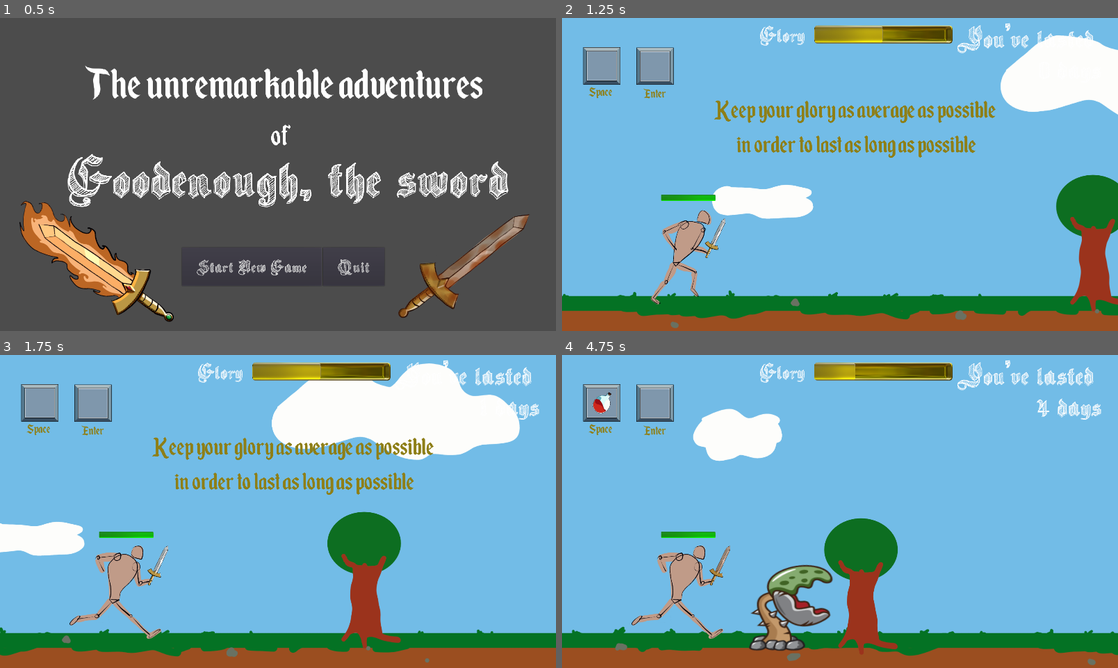
Above: before the commit, frames 1-4 (two rows, left to right).
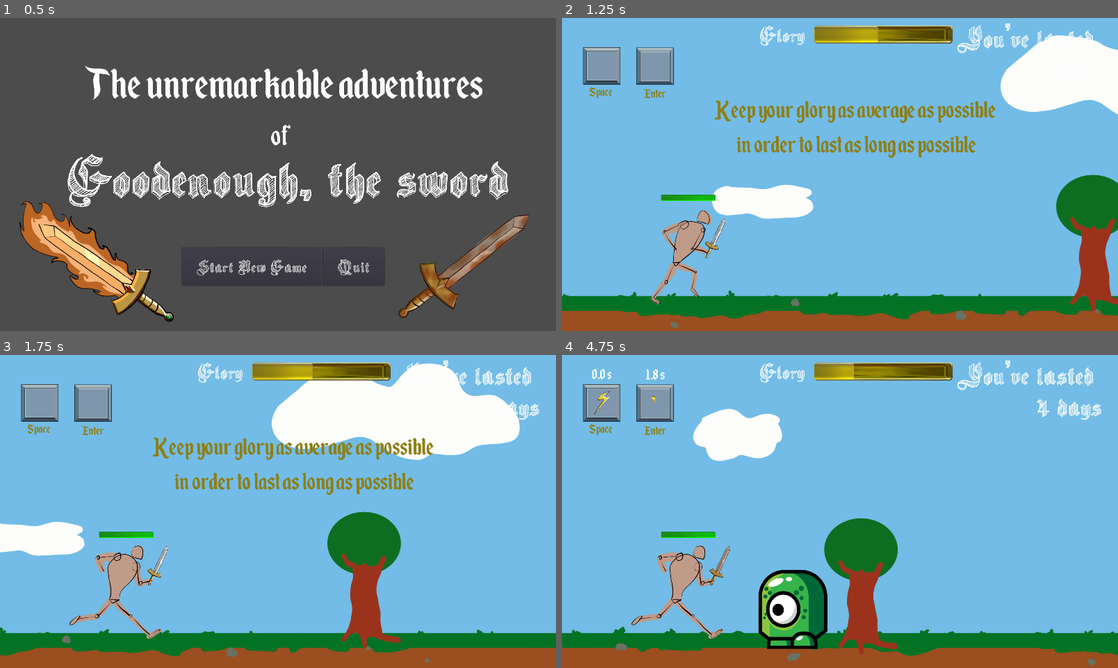
Above: after the commit, the same moments.

Repository: S-Blanco/GMTK_gamejam2023
Game: Godot game, scene res://Src/UI/StartGameScreen.tscn
Two runs of this game, one before a commit and one after it. Both use one fixed random seed, a clock stepped at 60 frames per second and the inputs below.
Inputs (mouse positions are in pixels of both pictures, inside the frame that each line leads up to; where the layout moved, square brackets give the same spot in the first picture):
- Up to frame 1 (0.5 s): no input
- Up to frame 2 (1.25 s): click "Start New Game" at 0.5 s
- Up to frame 3 (1.75 s): click (22, 383) [38, 401] at 1.25 s
- Up to frame 4 (4.75 s): click (634, 383) [656, 401] at 2 s; click (584, 383) [600, 401] at 2.75 s; click (584, 383) [600, 401] at 3.5 s; click (584, 383) [600, 401] at 4.25 s

Frame 1 is identical in both runs. In frame 2, less than 0.1% of the frame differs, in the area x 45-58%, y 2-8%; in frame 3, less than 0.1%; in frame 4, 3.5%, in the area x 5-53%, y 2-95%.

Commit message:
Added cooldown effect on pwr ups + glory loss rate in process

Diff:
--- a/Game/Src/TestEnemyMovement.gd
+++ b/Game/Src/TestEnemyMovement.gd
@@ -16,13 +16,12 @@
 export(PackedScene) var enemyScn8 = preload("res://Src/Characters/Enemy8.tscn")
 export(PackedScene) var enemyScn9 = preload("res://Src/Characters/Enemy9.tscn")
 export(PackedScene) var enemyScn10 = preload("res://Src/Characters/Enemy10.tscn")
-
 export(PackedScene) var playerScn = preload("res://Src/Characters/Character.tscn")
 
 export(int) var startSlow = 1200
 export(int) var enemySpawnX = 2800
 export(int) var spawn_y = 820
-export(int) var gloryLoss = 10
+export(int) var gloryLossRate = 5
 export(float) var slowTime = 1.5
 export(int) var PLAYER_SPAWN_X = -200
 export(float) var timerPwr = 2.0
@@ -46,7 +45,7 @@
 var curr_pixel_speed
 var curr_scroll_speed
 var init_child_num
-var rng = RandomNumberGenerator.new()
+onready var rng = RandomNumberGenerator.new()
 #var timer
 
 # variable used to indicate what action to perform in the game loop
@@ -80,22 +79,17 @@
 func _ready():
 	current_game_status = game_status.RUNNING
 	rng.randomize()
-
 	base_scroll_speed = Bckgnd.scroll_speed
 	base_pixel_speed = base_scroll_speed*Bckgnd.texture.get_size().x
 	curr_pixel_speed = base_pixel_speed
 	curr_scroll_speed = base_scroll_speed
 	init_child_num = len(self.get_children())
-#	timer = Timer.new()
-	add_child(timer)
-	timer.connect("timeout", self, "_on_timer_timeout")
-	timer.wait_time = timerPwr
-	timer.one_shot = false
-	timer.start()
-	# $Character.connect('died',self,'spawn_player',[playerSpawnX])
+	fill_empty()
 
 # Called every frame. 'delta' is the elapsed time since the previous frame.
 func _process(delta):
+	# Constant glory loss
+	emit_signal("glory_increased",-gloryLossRate*delta)
 	scrollDist += delta*base_pixel_speed
 	GlobalVariables.distance = scrollDist
 
@@ -181,8 +175,6 @@
 	charPlayer.stop()
 	base_pixel_speed=0
 
-
-
 func move_again(children):
 	Bckgnd.set_scroll_speed(base_scroll_speed)
 	base_pixel_speed = base_scroll_speed*Bckgnd.texture.get_size().x
@@ -190,35 +182,13 @@
 		children[i].pixel_speed = base_pixel_speed
 	charPlayer.play()
 
-
 func _on_PlayerControls_power1():
+	print('power1 ',power1_toggle.isEmpty)
 	call_pwr(power_slots[0],powers,power1_toggle)
-#	match power_slots[0]:
-#		powers.lightning:
-#			lightning()
-#			power1_toggle.change_to_empty_texture()
-#		powers.potion:
-#			power1_toggle.change_to_empty_texture()
-#		powers.slippery_hands:
-#			power1_toggle.change_to_empty_texture()
-#	if power_slots[0] == powers.no_power:
-#		power1_toggle.change_to_empty_texture()
-##		power1_toggle.change_to_filled_texture()
-#		power_slots[0]= powers.no_power
-#	else:
-#		power1_toggle.change_to_empty_texture()
-#		power_slots[0] = powers.no_power
 
 func _on_PlayerControls_power2():
+	print('power2 ',power2_toggle.isEmpty)
 	call_pwr(power_slots[1],powers,power2_toggle)
-#	match power_slots[1]:
-#		powers.lightning:
-#			lightning()
-#			power2_toggle.change_to_empty_texture()
-#		powers.potion:
-#			power2_toggle.change_to_empty_texture()
-#		powers.slippery_hands:
-#			power2_toggle.change_to_empty_texture()
 
 func spawn_player():
 	var newPlayer
@@ -229,20 +199,6 @@
 	tween.interpolate_property(newPlayer, "position:x",PLAYER_SPAWN_X,242,2,Tween.TRANS_CUBIC, Tween.EASE_IN)
 	tween.start()
 
-func _on_timer_timeout():
-	var idx = rng.randi_range(0, 3)
-	emit_signal("glory_increased",-gloryLoss)
-	if toggle1.isEmpty:
-		toggle1.texture_id = idx
-		power_slots[0] = idx#powers.keys()[idx]
-		toggle1.change_to_filled_texture()
-		return
-	if toggle2.isEmpty:
-		toggle2.texture_id = idx
-		power_slots[1] = idx#powers.keys()[idx]
-		toggle2.change_to_filled_texture()
-		return
-
 func lightning():
 	if closest_enemy != null:
 		closest_enemy.die()
@@ -254,13 +210,31 @@
 	emit_signal('potion')
 
 func call_pwr(slots,pwrList,toggle):
-	match slots:
-		pwrList.lightning:
-			lightning()
-			toggle.change_to_empty_texture()
-		pwrList.potion:
-			potion()
-			toggle.change_to_empty_texture()
-		pwrList.slippery_hands:
-			slippery_hands()
-			toggle.change_to_empty_texture()
+	if not toggle.isEmpty:
+		match slots:
+			pwrList.lightning:
+				lightning()
+				toggle.change_to_empty_texture()
+			pwrList.potion:
+				potion()
+				toggle.change_to_empty_texture()
+			pwrList.slippery_hands:
+				slippery_hands()
+				toggle.change_to_empty_texture()
+
+func fill_empty() -> void:
+	var idx = rng.randi_range(0, 3)
+	if power1_toggle.isEmpty:
+		power1_toggle.filling(idx)
+		power_slots[0] = idx
+		return
+	elif not (power1_toggle.isEmpty) and power2_toggle.isEmpty:
+		power2_toggle.filling(idx)
+		power_slots[1] = idx
+		return
+
+func _on_Power1Toggle_done_filling():
+	fill_empty()
+
+func _on_Power2Toggle_done_filling():
+	fill_empty()
--- a/Game/Src/TestEnemyMovement.tscn
+++ b/Game/Src/TestEnemyMovement.tscn
@@ -39,9 +39,9 @@
 margin_bottom = 1231.0
 texture_id = 3
 
-[node name="Timer" type="Timer" parent="."]
-
 [connection signal="focus_entered" from="Character/PlayerControls" to="." method="_on_PlayerControls_focus_entered"]
 [connection signal="power1" from="Character/PlayerControls" to="." method="_on_PlayerControls_power1"]
 [connection signal="power2" from="Character/PlayerControls" to="." method="_on_PlayerControls_power2"]
 [connection signal="script_changed" from="Character/PlayerControls" to="." method="_on_PlayerControls_script_changed"]
+[connection signal="done_filling" from="Power1Toggle" to="." method="_on_Power1Toggle_done_filling"]
+[connection signal="done_filling" from="Power2Toggle" to="." method="_on_Power2Toggle_done_filling"]
--- a/Game/Src/UI/ToggleButton.gd
+++ b/Game/Src/UI/ToggleButton.gd
@@ -1,29 +1,51 @@
 extends TextureButton
 
-var textures = [preload("res://Assets/UI/EmptyPwr.png"),preload("res://Assets/UI/LightningPwr.png"),preload("res://Assets/UI/PotionPwr.png"),preload("res://Assets/UI/SlipperyHandPwr.png")]
-export var texture_id = 1
-onready var isEmpty = true
-# Declare member variables here. Examples:
-# var a = 2
-# var b = "text"
+onready var textures = [preload("res://Assets/UI/EmptyPwr.png"),preload("res://Assets/UI/LightningPwr.png"),preload("res://Assets/UI/PotionPwr.png"),preload("res://Assets/UI/SlipperyHandPwr.png")]
+onready var text_prog = $TextureProgress
+onready var isEmpty: bool = true
 
-func change_to_empty_texture():
-	get_node(".").set_normal_texture(textures[0])
+export var texture_id: int = 1
+export var cooldown: float = 2.0
+
+onready var max_value: int = $TextureProgress.max_value
+
+signal done_filling
+
+func change_to_empty_texture() -> void:
+	text_prog.value = 0
 	isEmpty = true
+	print('emptied')
 
-func change_to_filled_texture():
+func change_to_filled_texture() -> void:
 	get_node(".").set_normal_texture(textures[texture_id])
 	if texture_id != 0:
 		isEmpty = false
 
+func set_filled_texture(id:int) -> void:
+	text_prog.set_progress_texture(textures[id])
+	if id != 0:
+		isEmpty = false
 
 # Called when the node enters the scene tree for the first time.
 func _ready():
-	change_to_empty_texture()
-	pass
+	set_process(false)
+	$Timer.wait_time = cooldown
+#	filling(0)
 
+func filling(id:int) -> void:
+	set_filled_texture(id)
+	$Timer.start()
+	if id == 0:
+		isEmpty = true
+	else:
+		isEmpty = false
+		set_process(true)
 
-# Called every frame. 'delta' is the elapsed time since the previous frame.
 func _process(delta):
-#	print(texture_id)
-	pass
+	$Label.text = "%3.1f s" % $Timer.time_left
+	text_prog.value = int((1-$Timer.time_left / cooldown) * max_value)
+
+func _on_Timer_timeout():
+	text_prog.value = max_value
+	set_process(false)
+	emit_signal("done_filling")
--- a/Game/Src/UI/ToggleButton.tscn
+++ b/Game/Src/UI/ToggleButton.tscn
@@ -1,11 +1,37 @@
-[gd_scene load_steps=3 format=2]
+[gd_scene load_steps=5 format=2]
 
 [ext_resource path="res://Src/UI/ToggleButton.gd" type="Script" id=1]
 [ext_resource path="res://Assets/UI/EmptyPwr.png" type="Texture" id=2]
+[ext_resource path="res://Fonts/Enchanted Land.otf" type="DynamicFontData" id=3]
+
+[sub_resource type="DynamicFont" id=1]
+size = 400
+font_data = ExtResource( 3 )
 
 [node name="ToggleButton" type="TextureButton"]
 margin_right = 146.0
 margin_bottom = 132.0
 rect_scale = Vector2( 0.15, 0.15 )
-texture_normal = ExtResource( 2 )
 script = ExtResource( 1 )
+
+[node name="TextureProgress" type="TextureProgress" parent="."]
+margin_right = 40.0
+margin_bottom = 40.0
+max_value = 360.0
+texture_under = ExtResource( 2 )
+fill_mode = 5
+
+[node name="Timer" type="Timer" parent="."]
+
+[node name="Label" type="Label" parent="."]
+anchor_right = 1.0
+anchor_bottom = 1.0
+margin_left = 93.3333
+margin_top = -380.0
+margin_right = 786.333
+margin_bottom = -45.0
+custom_fonts/font = SubResource( 1 )
+align = 1
+valign = 1
+
+[connection signal="timeout" from="Timer" to="." method="_on_Timer_timeout"]
--- a/Game/project.godot
+++ b/Game/project.godot
@@ -50,7 +50,6 @@
 
 window/size/width=1920
 window/size/height=1080
-window/size/fullscreen=true
 window/stretch/mode="viewport"
 window/stretch/aspect="keep"
 
